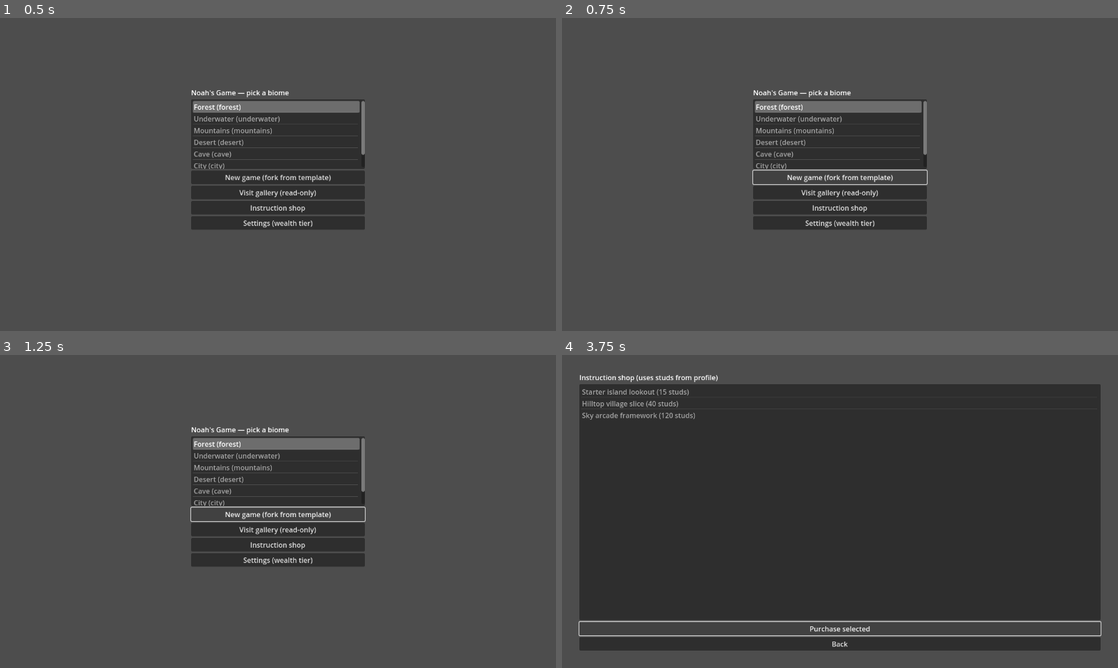
Above: before the commit, frames 1-4 (two rows, left to right).
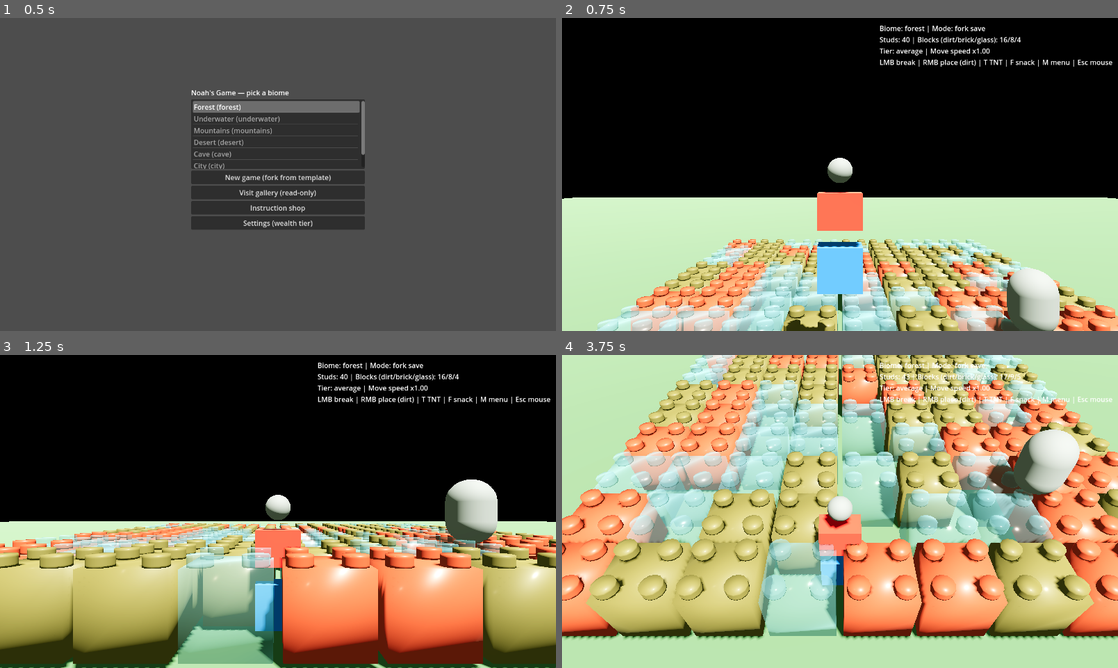
Above: after the commit, the same moments.

Repository: ridegoodwaves/noahs-game
Game: Godot game, scene res://scenes/ui/main_menu.tscn
Same seed, same stepped clock (60 frames per second), same inputs: the game is played once before the commit and once after it.
Inputs (mouse positions are in pixels of both pictures, inside the frame that each line leads up to):
- Up to frame 1 (0.5 s): no input
- Up to frame 2 (0.75 s): click "New game (fork from template)" at 0.5 s
- Up to frame 3 (1.25 s): no input
- Up to frame 4 (3.75 s): click (840, 514) at 1.25 s, where only the run before the commit has a clickable "New game (fork from template)"; click (840, 530) at 2 s, where only the run before the commit has a clickable "Visit gallery (read-only)"; click (840, 545) at 2.75 s, where only the run before the commit has a clickable "Instruction shop"; click (840, 627) at 3.5 s, where only the run before the commit has a clickable "Purchase selected"

Frame 1 is identical in both runs. In frame 2, 99% of the frame differs, in the area x 0-100%, y 0-100%; in frame 3, 99%; in frame 4, 100%.

Commit message:
fix(play_world): fix OmniLight FillLight serialization for scene load
Godot 4 .tscn expects Light3D.light_color (not color) and a four-component
Color. A parse failure on play_world.tscn prevented the play scene from
loading in editor and Web export, leaving a blank screen after New game /
Visit gallery.

Co-authored-by: ridegoodwaves <ridegoodwaves@users.noreply.github.com>

Diff:
--- a/scenes/play_world.tscn
+++ b/scenes/play_world.tscn
@@ -30,7 +30,7 @@
 
 [node name="FillLight" type="OmniLight3D" parent="."]
 transform = Transform3D(1, 0, 0, 0, 1, 0, 0, 0, 1, -10, 12, 8)
-color = Color(1, 0.94, 0.82)
+light_color = Color(1, 0.94, 0.82, 1)
 shadow_enabled = false
 
 [node name="Ground" type="StaticBody3D" parent="."]
